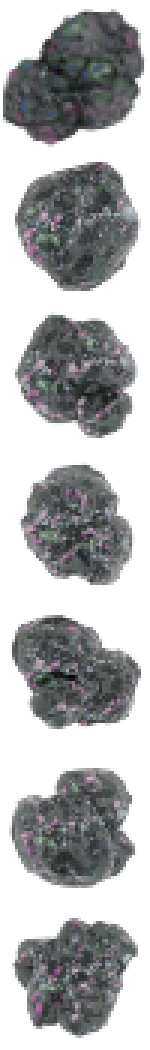
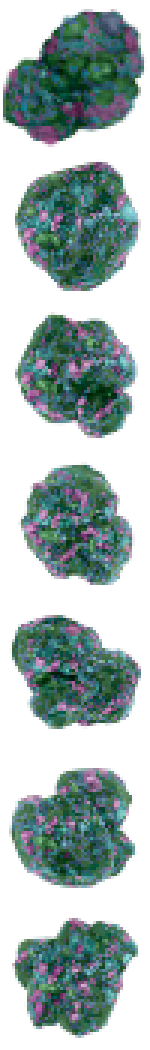
Comparing the layer stacks of the two 150 x 1050 images. Changes:
added layer "saturated_chunks" above "recolored_chunks" over [3, 9, 144, 1038]
hid "recolored_chunks" over [3, 9, 144, 1038]
